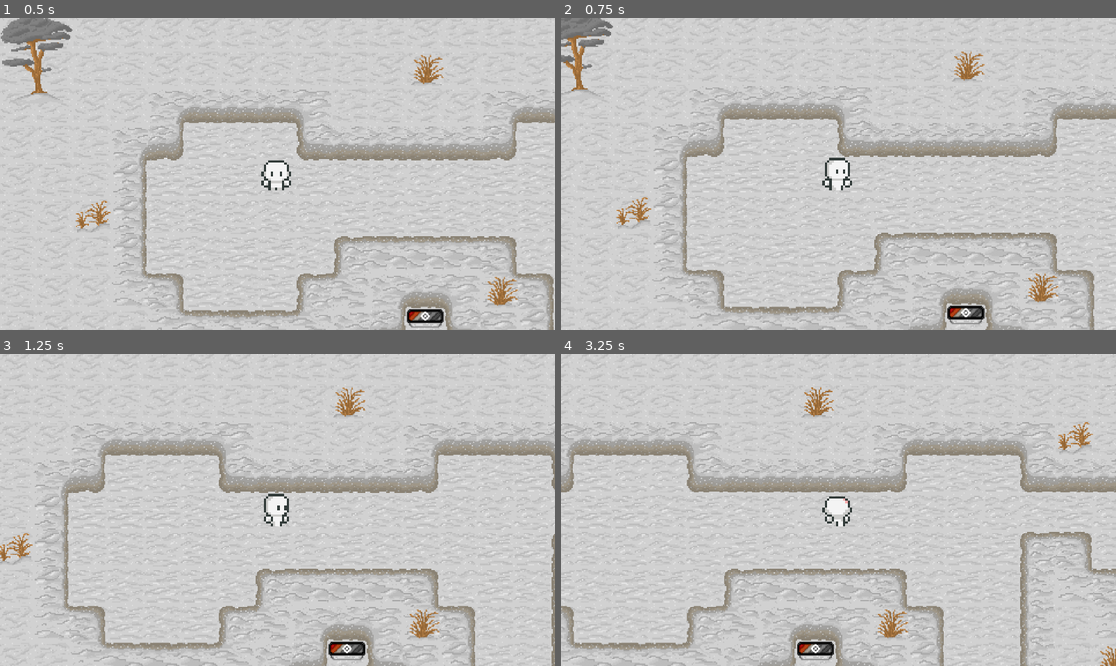
Above: before the commit, frames 1-4 (two rows, left to right).
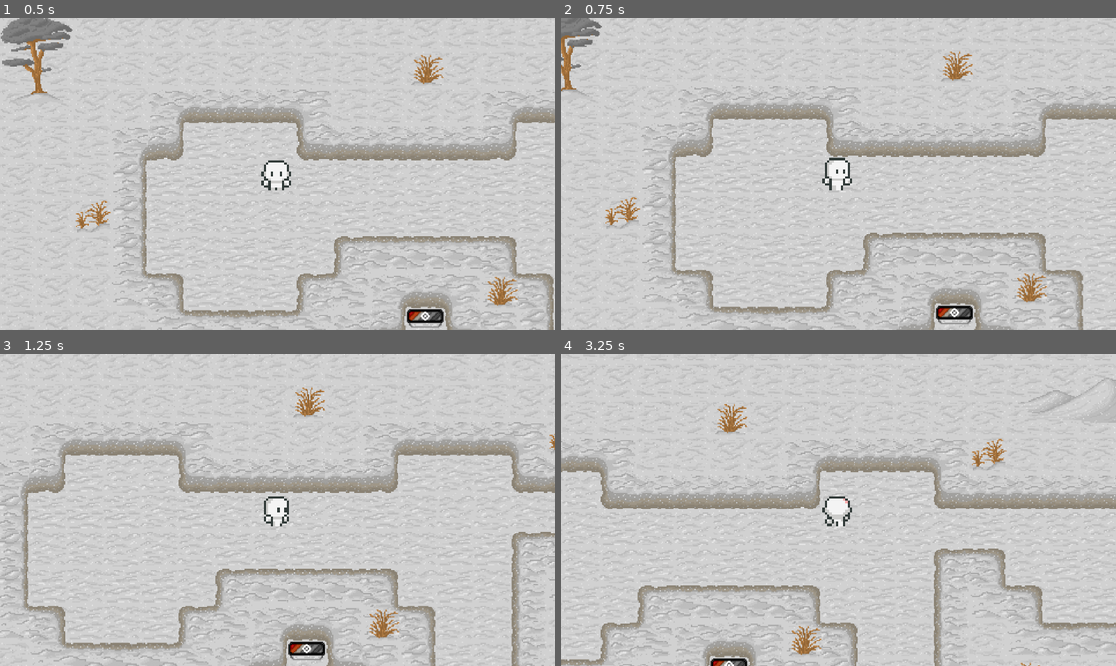
Above: after the commit, the same moments.

Repository: emkartch/ATLS_4140_Final
Game: Godot game, scene res://main.tscn
The game is run twice, just before and just after one commit, with the same random seed, the same clock (stepped at 60 frames per second) and the same inputs.
Inputs (mouse positions are in pixels of both pictures, inside the frame that each line leads up to):
- Up to frame 1 (0.5 s): no input
- Up to frame 2 (0.75 s): move the mouse to (960, 158) at 0.52 s; hold Right (ui_right) from 0.53 s (still down); hold Shift (player_run, bound only after the commit) from 0.53 s (still down); click (960, 158) at 0.67 s
- Up to frame 3 (1.25 s): keep holding Right (ui_right); keep holding Shift (player_run, bound only after the commit)
- Up to frame 4 (3.25 s): move the mouse to (727, 525) at 1.27 s; release Right (ui_right) at 1.28 s; release Shift (player_run, bound only after the commit) at 1.28 s; hold Down (ui_down) 1.28-2.03 s; tap P (input_test) at 1.35 s; tap Shift (player_run, bound only after the commit) at 1.55, 2.85 s; move the mouse to (894, 441) at 2.02 s; hold Right (ui_right) 2.03-2.78 s; hold Shift (player_run, bound only after the commit) 2.03-2.78 s; move the mouse to (810, 572) at 2.77 s; hold Up (ui_up) from 2.78 s (still down); click (810, 572) at 2.92 s

Frame 1 is identical in both runs. In frame 2, 11% of the frame differs, in the area x 0-100%, y 0-100%; in frame 3, 16%; in frame 4, 22%.
Error in both runs: Invalid access to property or key 'position' on a base object of type 'null instance'. (res://main.gd:10)

Commit message:
State Machine (Run)

Diff:
--- a/the-road-to-rainbow/global_variables.gd
+++ b/the-road-to-rainbow/global_variables.gd
@@ -5,3 +5,5 @@
 var cur_direction = "down"
 
 var player_move = false
+
+var player_speed = 400
--- a/the-road-to-rainbow/player.tscn
+++ b/the-road-to-rainbow/player.tscn
@@ -1,10 +1,11 @@
-[gd_scene load_steps=7 format=3 uid="uid://dti27yei47ah5"]
+[gd_scene load_steps=8 format=3 uid="uid://dti27yei47ah5"]
 
 [ext_resource type="Script" uid="uid://0s41has1f1ju" path="res://player_controller.gd" id="1_o6g0v"]
 [ext_resource type="SpriteFrames" uid="uid://d0dvpp8snbs1g" path="res://player/sprites/red_test.tres" id="2_onrkg"]
 [ext_resource type="Script" uid="uid://ymbng5cu38sy" path="res://states/player_state_machine.gd" id="3_i3pqv"]
 [ext_resource type="Script" uid="uid://ccgnjn2k7y5uf" path="res://states/idle.gd" id="4_hqtel"]
 [ext_resource type="Script" uid="uid://bd1025xo7vmov" path="res://states/walk.gd" id="5_sweqy"]
+[ext_resource type="Script" uid="uid://rjf5in3lxlga" path="res://states/run.gd" id="6_2hs0m"]
 
 [sub_resource type="RectangleShape2D" id="RectangleShape2D_ob8u7"]
 size = Vector2(25.75, 30)
@@ -38,3 +39,8 @@
 script = ExtResource("5_sweqy")
 player = NodePath("../..")
 metadata/_custom_type_script = "uid://bd1025xo7vmov"
+
+[node name="run" type="Node" parent="State Machine" node_paths=PackedStringArray("player")]
+script = ExtResource("6_2hs0m")
+player = NodePath("../..")
+metadata/_custom_type_script = "uid://rjf5in3lxlga"
--- a/the-road-to-rainbow/player_controller.gd
+++ b/the-road-to-rainbow/player_controller.gd
@@ -1,6 +1,6 @@
 extends CharacterBody2D
 
-@export var speed = 400
+#@export var speed = 400
 
 var basic_sprites: SpriteFrames = preload("res://player/sprites/basic_sprites.tres")
 var r_sprites: SpriteFrames = preload("res://player/sprites/red_sprites.tres")
@@ -34,7 +34,7 @@
 		Global.cur_direction = "up"
 
 	if velocity1.length() > 0:
-		velocity1 = velocity1.normalized() * speed
+		velocity1 = velocity1.normalized() * Global.player_speed
 		Global.player_move = true
 	else:
 		Global.player_move = false
@@ -43,7 +43,6 @@
 
 	move_and_slide()
 
-
 	if Input.is_action_just_pressed("input_test"):
 		if test_tracker == 0:
 			$AnimatedSprite2D.sprite_frames = r_sprites
--- a/the-road-to-rainbow/project.godot
+++ b/the-road-to-rainbow/project.godot
@@ -63,6 +63,11 @@
 "events": [Object(InputEventKey,"resource_local_to_scene":false,"resource_name":"","device":-1,"window_id":0,"alt_press …(192 unchanged characters)…
 ]
 }
+player_run={
+"deadzone": 0.2,
+"events": [Object(InputEventKey,"resource_local_to_scene":false,"resource_name":"","device":-1,"window_id":0,"alt_pressed":false,"shift_pressed":false,"ctrl_pressed":false,"meta_pressed":false,"pressed":false,"keycode":0,"physical_keycode":4194325,"key_label":0,"unicode":0,"location":0,"echo":false,"script":null)
+]
+}
 
 [rendering]
 
--- a/the-road-to-rainbow/states/idle.gd
+++ b/the-road-to-rainbow/states/idle.gd
@@ -8,13 +8,16 @@
 func enter():
 	animatedSprite.play("idle_" + Global.cur_direction)
 
-func update(delta):
+func update(_delta):
 	if animatedSprite.get_animation() == "idle_" + Global.cur_direction:
 		pass
 	else:
 		animatedSprite.play("idle_" + Global.cur_direction)
 
-func physics_update(delta):
+func physics_update(_delta):
 
 	if Global.player_move:
-		Transitioned.emit(self, "walk")
+		if Input.is_action_pressed("player_run"):
+			Transitioned.emit(self, "run")
+		else:
+			Transitioned.emit(self, "walk")
--- /dev/null
+++ b/the-road-to-rainbow/states/run.gd
@@ -0,0 +1,23 @@
+extends State
+class_name run
+
+@export var player : CharacterBody2D
+
+@onready var animatedSprite: AnimatedSprite2D = get_node("/root/Main/Player/AnimatedSprite2D")
+
+func enter():
+	Global.player_speed = 600
+	animatedSprite.play("run_" + Global.cur_direction)
+
+func update(_delta):
+	if animatedSprite.get_animation() == "run_" + Global.cur_direction:
+		pass
+	else:
+		animatedSprite.play("run_" + Global.cur_direction)
+
+func physics_update(_delta):
+
+	if !Global.player_move:
+		Transitioned.emit(self, "idle")
+	elif Global.player_move and Input.is_action_just_released("player_run"):
+		Transitioned.emit(self, "walk")
--- a/the-road-to-rainbow/states/walk.gd
+++ b/the-road-to-rainbow/states/walk.gd
@@ -6,15 +6,18 @@
 @onready var animatedSprite: AnimatedSprite2D = get_node("/root/Main/Player/AnimatedSprite2D")
 
 func enter():
+	Global.player_speed = 400
 	animatedSprite.play("walk_" + Global.cur_direction)
 
-func update(delta):
+func update(_delta):
 	if animatedSprite.get_animation() == "walk_" + Global.cur_direction:
 		pass
 	else:
 		animatedSprite.play("walk_" + Global.cur_direction)
 
-func physics_update(delta):
+func physics_update(_delta):
 
 	if !Global.player_move:
 		Transitioned.emit(self, "idle")
+	elif Input.is_action_pressed("player_run"):
+		Transitioned.emit(self, "run")
Not shown, added: the-road-to-rainbow/states/run.gd.uid
